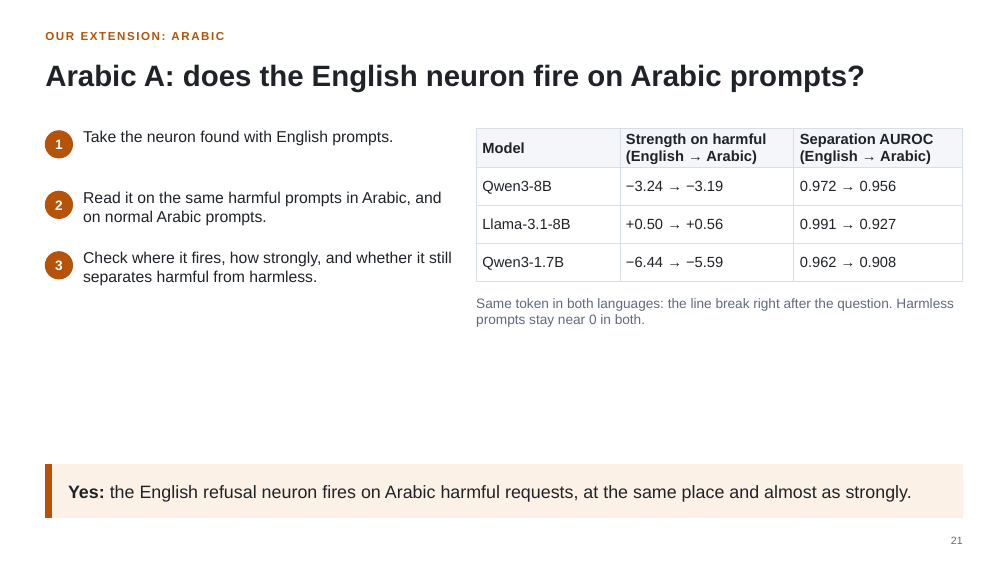
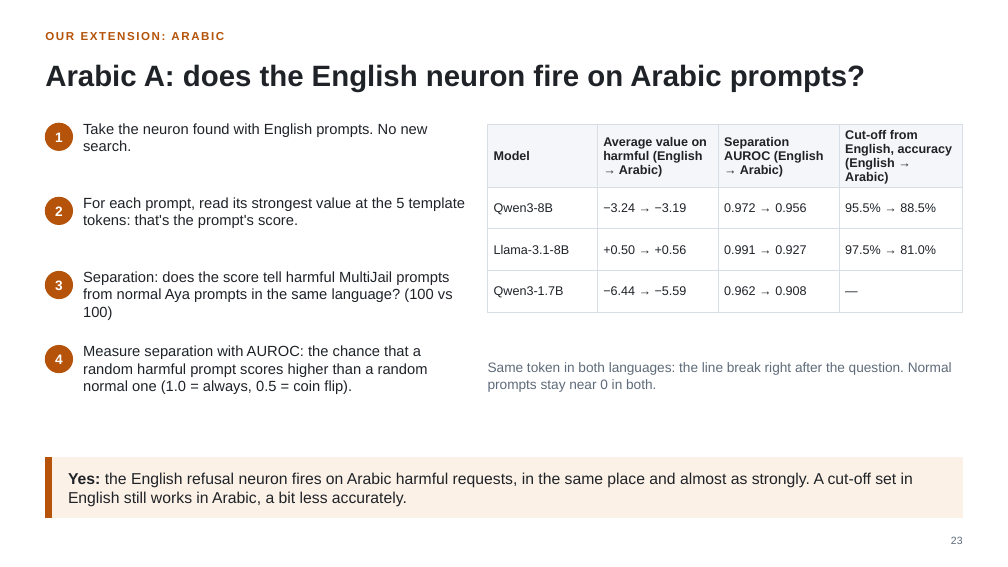
Before and after one commit to fjoad/refusal-neurons, a slide deck: slide 23 of slides/refusal_neurons_update.pptx (slide 21 before the commit). Drawn at 1008x567 pixels with LibreOffice and Linux fonts; fonts in the diff are those of the drawing. Boxes give left, top, right and bottom in pixels: in the first picture for what was removed or moved away, otherwise in the second. Text is boxed around its words. In the diff, an @@ line names an element or a change of style, - is before the commit and + after.

```diff
--- a/slides/refusal_neurons_update.pptx
+++ b/slides/refusal_neurons_update.pptx
@@ text "1": place and size @@
-text "1" at box(55, 139, 63, 149)
+text "1" at box(55, 132, 63, 142)
@@ ellipse: place and size @@
-ellipse at box(45, 131, 73, 158)
+ellipse at box(45, 123, 73, 150)
@@ text at box(83, 123, 428, 151): text changed; size 15 to 14 pt @@
-Take the neuron found with English prompts.
+Take the neuron found with English prompts. No new search.
@@ table at box(488, 125, 963, 302) @@
-column 2, row 1: Strength on harmful (English → Arabic)
+column 2, row 1: Average value on harmful (English → Arabic)
+column 4: Cut-off from English, accuracy (English → Arabic) | 95.5% → 88.5% | 97.5% → 81.0% | —
@@ table: place and size @@
-table at box(476, 129, 963, 274)
+table at box(488, 125, 963, 302)
@@ text "2": place and size @@
-text "2" at box(55, 200, 63, 210)
+text "2" at box(55, 206, 63, 216)
@@ ellipse: place and size @@
-ellipse at box(45, 191, 73, 219)
+ellipse at box(45, 197, 73, 225)
@@ text at box(83, 197, 465, 228): text changed; size 15 to 14 pt @@
-Read it on the same harmful prompts in Arabic, and on normal Arabic prompts.
+For each prompt, read its strongest value at the 5 template tokens: that's the prompt's score.
@@ text "3": place and size @@
-text "3" at box(55, 260, 63, 270)
+text "3" at box(55, 280, 63, 290)
@@ ellipse: place and size @@
-ellipse at box(45, 252, 73, 279)
+ellipse at box(45, 271, 73, 299)
@@ text at box(83, 271, 453, 320): text changed; size 15 to 14 pt @@
-Check where it fires, how strongly, and whether it still separates harmful from harmless.
+Separation: does the score tell harmful MultiJail prompts from normal Aya prompts in the same language? (100 vs 100)
@@ ellipse added at box(45, 346, 73, 373), fill #B45309, outline #B45309 1 pt @@
@@ text added at box(55, 354, 63, 364), 13 pt, text #FFFFFF, bold @@
+4
@@ text added at box(83, 345, 428, 394), 14 pt, text #1F2328 @@
+Measure separation with AUROC: the chance that a random harmful prompt scores higher than a random normal one (1.0 = always, 0.5 = coin flip).
@@ text at box(488, 362, 952, 392): text changed @@
-Same token in both languages: the line break right after the question. Harmless prompts stay near 0 in both.
+Same token in both languages: the line break right after the question. Normal prompts stay near 0 in both.
@@ rectangle: place and size @@
-rectangle at box(45, 465, 963, 518)
+rectangle at box(45, 457, 963, 518)
@@ rectangle: place and size @@
-rectangle at box(45, 465, 51, 518)
+rectangle at box(45, 457, 51, 518)
@@ text at box(68, 472, 913, 507): text changed; size 17 to 15 pt @@
-Yes: the English refusal neuron fires on Arabic harmful requests, at the same place and almost as strongly.
+Yes: the English refusal neuron fires on Arabic harmful requests, in the same place and almost as strongly. A cut-off set in English still works in Arabic, a bit less accurately.
@@ text at box(951, 536, 963, 544): text changed @@
-21
+23
```
Also in this commit, not shown: 14 other slides changed, 4 slides added, 2 slides removed, 3 other files.
